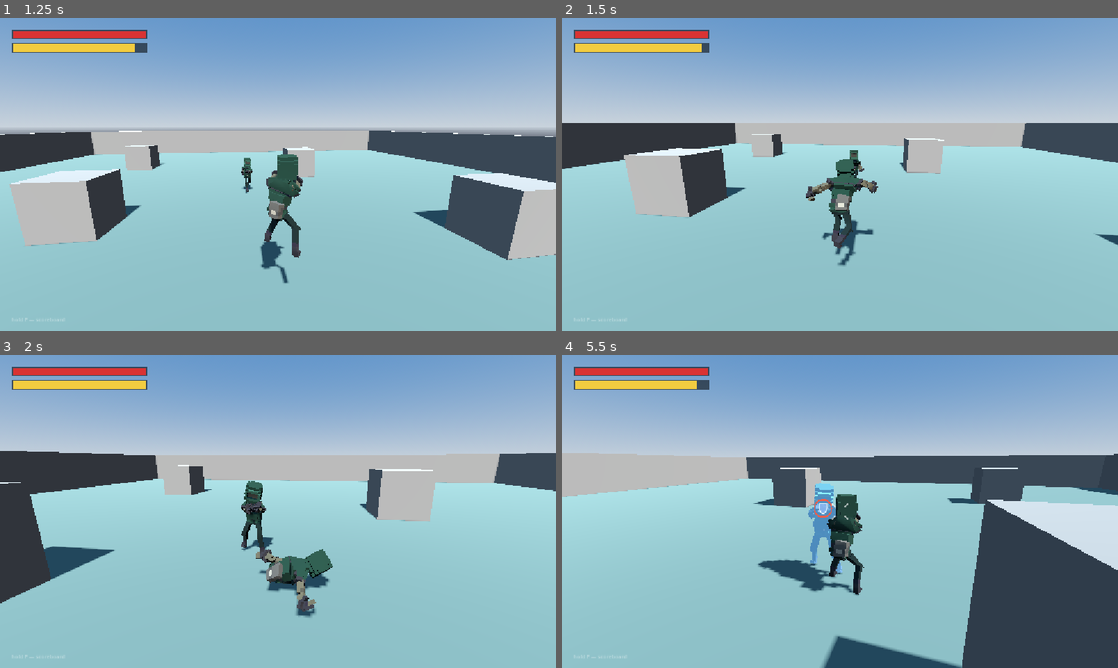
Above: before the commit, frames 1-4 (two rows, left to right).
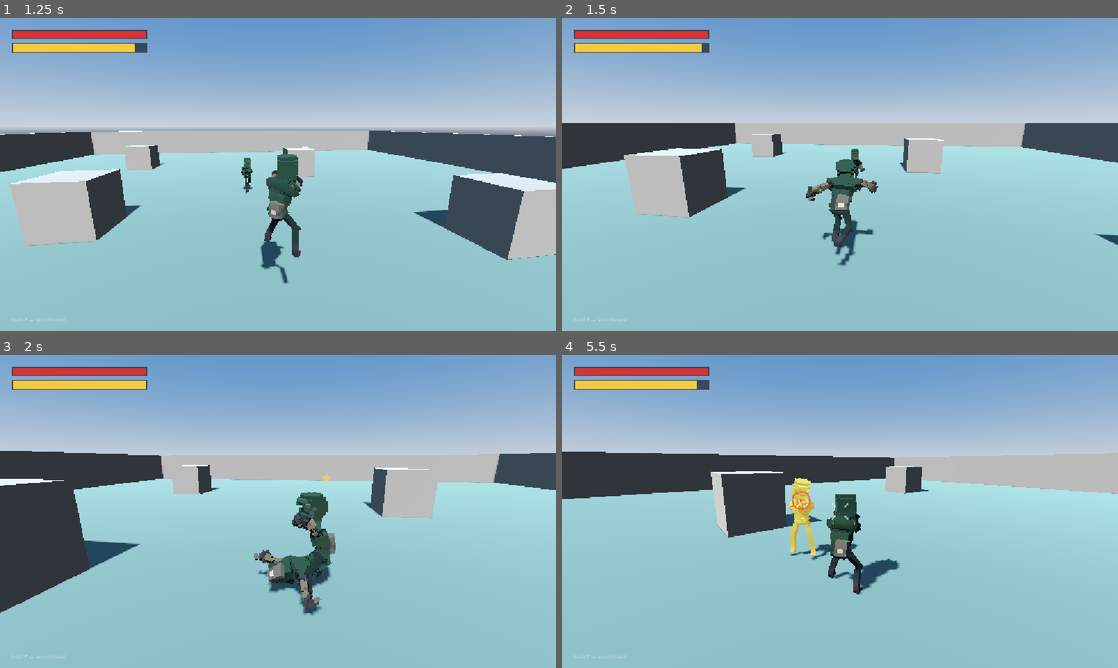
Above: after the commit, the same moments.

Repository: therealssorw/astria
Game: Godot game, scene res://scenes/main.tscn
The game is run twice, just before and just after one commit, with the same random seed, the same clock (stepped at 60 frames per second) and the same inputs. This scene is started directly instead of the project's main scene. A sky picture missing from this copy of the repository is replaced by a grey-blue gradient. Sound files missing from this copy of the repository are replaced by a short silence.
Inputs (mouse positions are in pixels of both pictures, inside the frame that each line leads up to):
- Up to frame 1 (1.25 s): tap Enter (ui_accept) at 0.5 s; move the mouse to (305, 174) at 0.52 s; hold W (move_forward) from 0.53 s (still down); hold E (interact) from 0.53 s (still down); click (305, 174) at 0.67 s; tap Space (jump) at 0.77 s; tap Ctrl (slide) at 0.8 s
- Up to frame 2 (1.5 s): keep holding W (move_forward); move the mouse to (812, 174) at 1.27 s; release E (interact) at 1.28 s; tap Ctrl (slide) at 1.35 s
- Up to frame 3 (2 s): keep holding W (move_forward); tap Space (jump) at 1.52 s; tap Shift (sprint) at 1.55 s
- Up to frame 4 (5.5 s): keep holding W (move_forward); move the mouse to (851, 505) at 2.02 s; hold Shift (sprint) 2.03-2.78 s; tap E (interact) at 2.3, 4.55 s; move the mouse to (834, 517) at 2.77 s; click (834, 517) at 2.85 s; tap Space (jump) at 3.02, 3.77, 4.52 s; tap Ctrl (slide) at 3.05, 5.3 s; move the mouse to (878, 514) at 3.52 s; hold Right mouse button (block) 3.53-4.28 s; tap Shift (sprint) at 3.8 s; move the mouse to (795, 508) at 4.27 s; tap ] (hotbar_next) at 4.35 s; move the mouse to (845, 511) at 5.02 s; tap [ (hotbar_prev) at 5.1 s; click (845, 511) at 5.17 s

Frame 1 is identical in both runs. In frame 2, less than 0.1% of the frame differs, in the area x 51-55%, y 41-56%; in frame 3, 6.5%; in frame 4, 32%, in the area x 0-100%, y 30-100%.

Commit message:
Add a teleport cheat, with the mini dungeon as its first place
Destinations are names, not coordinates: TeleportData lists them and a
TeleportAnchor dropped in the level says where each one is, so the mini
dungeon can be listed before it exists and starts working the moment its
anchor is placed. The server moves its own copy of the pawn and tells the
owner where it went, since a client-side teleport is exactly what the
position validator rejects.

Co-Authored-By: Claude Opus 5 <noreply@anthropic.com>

Diff:
--- /dev/null
+++ b/scenes/world/teleport_anchor.tscn
@@ -0,0 +1,6 @@
+[gd_scene load_steps=2 format=3]
+
+[ext_resource type="Script" path="res://scripts/world/teleport/teleport_anchor.gd" id="1_anchor"]
+
+[node name="TeleportAnchor" type="Marker3D"]
+script = ExtResource("1_anchor")
--- a/scripts/core/network_manager.gd
+++ b/scripts/core/network_manager.gd
@@ -463,6 +463,45 @@
 	items[item_id] = int(items.get(item_id, 0)) + 1
 	_trade_reply(id, "Gave %s." % ItemDb.item_name(item_id), true)
 	_bag_changed(id)
+
+## Client -> server: put my pawn at a named place. Editor builds only.
+func request_cheat_teleport(dest_id: String) -> void:
+	if multiplayer.is_server():
+		_server_cheat_teleport(multiplayer.get_unique_id(), dest_id)
+	else:
+		rpc_id(1, "sv_cheat_teleport", dest_id)
+
+@rpc("any_peer", "call_remote", "reliable")
+func sv_cheat_teleport(dest_id: String) -> void:
+	if not multiplayer.is_server():
+		return
+	_server_cheat_teleport(multiplayer.get_remote_sender_id(), dest_id)
+
+## The server moves its OWN copy of the pawn and then tells the owner where it
+## now is. Doing it the other way round would be a client teleport, which the
+## position validator exists to reject.
+func _server_cheat_teleport(id: int, dest_id: String) -> void:
+	if not players.has(id):
+		return
+	if not cheats_allowed():
+		_trade_reply(id, "Cheats are off on this server.", false)
+		return
+	if not TeleportData.has(dest_id):
+		_trade_reply(id, "No such place.", false)
+		return
+	var anchor := TeleportData.anchor(get_tree(), dest_id)
+	if anchor == null:
+		_trade_reply(id, "%s has no anchor in this level yet." % TeleportData.label(dest_id), false)
+		return
+	var pawn := _pawn(id)
+	if pawn == null or pawn.dead:
+		_trade_reply(id, "Not while you are down.", false)
+		return
+	var pos: Vector3 = anchor.global_position
+	pawn.net_teleport(pos)
+	if id != 1:
+		rpc_id(id, "cl_force_position", pos)
+	_trade_reply(id, "Teleported to %s." % TeleportData.label(dest_id), true)
 
 # ---------------- hotbar (server-owned) ----------------
 #
--- a/scripts/entities/player.gd
+++ b/scripts/entities/player.gd
@@ -1308,6 +1308,19 @@
 	shape.height = capsule_half_height * 2.0
 	col_shape.position.y = capsule_half_height
 
+## SERVER: drop this pawn somewhere else at once, with no travel in between.
+## `net_pos` moves with it or the owner's next honest report — sent from the
+## far side of the island — reads as a speedhack and gets snapped back; other
+## peers' puppets snap by themselves, since `_puppet_tick` stops interpolating
+## past 6 m. Any slide in progress is cancelled, so nobody arrives skidding.
+func net_teleport(pos: Vector3) -> void:
+	global_position = pos
+	velocity = Vector3.ZERO
+	net_pos = pos
+	if sliding or diving:
+		_end_slide()
+	pending_landing_slide = false
+
 ## Respawn, runs on every peer (position is server-chosen).
 func net_respawn(pos: Vector3) -> void:
 	dead = false
--- a/scripts/ui/debug/cheat_menu.gd
+++ b/scripts/ui/debug/cheat_menu.gd
@@ -9,8 +9,9 @@
 ## locally — "Give item" asks the server exactly like a shop purchase does.
 ##
 ## Adding a cheat is one entry in `_build_root`: a button that calls a
-## `Net.request_cheat_*`. Item lists come from ItemDb, so a new sword shows up
-## here the moment it is in the catalogue.
+## `Net.request_cheat_*`. The lists inside the pages come from the game's own
+## data — ItemDb for "Give item", TeleportData for "Teleport" — so a new sword
+## or a new destination shows up here the moment it is in the catalogue.
 
 const GOLD := Color(0.95, 0.79, 0.42)
 const DIM := Color(0.78, 0.79, 0.84)
@@ -103,6 +104,8 @@
 		c.queue_free()
 	if _page == "give":
 		_build_give()
+	elif _page == "teleport":
+		_build_teleport()
 	else:
 		_build_root()
 	_set_hint(_default_hint(), Color(1, 1, 1, 0.38))
@@ -114,6 +117,22 @@
 	_title.text = "Cheats"
 	_add_row("Give item…", "", func() -> void:
 		_page = "give"
+		_refresh())
+	_add_row("Teleport…", "", func() -> void:
+		_page = "teleport"
+		_refresh())
+
+## Every place in TeleportData, whether or not it has been built yet — a
+## destination with no anchor in the level answers with that, which is more
+## use while building one than quietly hiding it from the list.
+func _build_teleport() -> void:
+	_title.text = "Cheats  ›  Teleport"
+	for id: String in TeleportData.ids():
+		var placed := TeleportData.anchor(get_tree(), id) != null
+		_add_row(TeleportData.label(id), "" if placed else "not in this level",
+				func() -> void: Net.request_cheat_teleport(id))
+	_add_row("‹ Back", "", func() -> void:
+		_page = "root"
 		_refresh())
 
 func _build_give() -> void:
@@ -133,9 +152,15 @@
 		_refresh.call_deferred() # can land inside a row button's own signal
 
 func _on_result(message: String, ok: bool) -> void:
-	if _open:
-		_set_hint(message, GOLD if ok else BAD)
-		_flash_left = FLASH_TIME
+	if not _open:
+		return
+	# a teleport that worked gets out of the way, so you see where you landed;
+	# one that was refused stays up with the reason on the hint line
+	if ok and _page == "teleport":
+		close()
+		return
+	_set_hint(message, GOLD if ok else BAD)
+	_flash_left = FLASH_TIME
 
 # ---------------- construction ----------------
 
--- /dev/null
+++ b/scripts/world/teleport/teleport_anchor.gd
@@ -0,0 +1,15 @@
+extends Marker3D
+class_name TeleportAnchor
+## Marks where a named `TeleportData` destination actually is. Drop
+## `scenes/world/teleport_anchor.tscn` wherever the place ends up, set
+## `destination_id` to the matching key of `TeleportData.DESTINATIONS`, and the
+## teleport cheat lands on it — the same "a marker in a group IS the place"
+## trick `spawn_point.gd` uses.
+##
+## Put it where a player should STAND: the pawn is dropped on this exact spot.
+
+## Key of `TeleportData.DESTINATIONS` this anchor is the place for.
+@export var destination_id := "mini_dungeon"
+
+func _enter_tree() -> void:
+	add_to_group(TeleportData.group(destination_id))
--- /dev/null
+++ b/scripts/world/teleport/teleport_data.gd
@@ -0,0 +1,39 @@
+class_name TeleportData
+extends RefCounted
+## The places the teleport cheat can send you, keyed by id. Adding one is a
+## single entry here plus a `TeleportAnchor` dropped in the world — the cheat
+## menu builds its list from this, so there is no per-destination UI code.
+##
+## A destination is a NAME, not a coordinate: the position comes from the
+## anchor in the world at the time you use it, so moving the place in the
+## editor moves the teleport with it. Nothing is hardcoded here because a
+## coordinate in a script goes stale the moment the level is edited.
+
+const DESTINATIONS := {
+	"mini_dungeon": {"name": "Mini dungeon"},
+}
+
+static func has(id: String) -> bool:
+	return DESTINATIONS.has(id)
+
+## Ids in the order the menu should list them.
+static func ids() -> Array:
+	return DESTINATIONS.keys()
+
+static func label(id: String) -> String:
+	if not DESTINATIONS.has(id):
+		return id
+	return str(DESTINATIONS[id].get("name", id))
+
+## Group a `TeleportAnchor` for `id` puts itself in.
+static func group(id: String) -> String:
+	return "teleport_" + id
+
+## The anchor for `id`, or null when that place is not in the world yet —
+## which is a normal answer, not an error: a destination can be listed here
+## before the level it belongs to has been built.
+static func anchor(tree: SceneTree, id: String) -> Node3D:
+	for node in tree.get_nodes_in_group(group(id)):
+		if node is Node3D:
+			return node as Node3D
+	return null
--- /dev/null
+++ b/tests/test_teleport.gd
@@ -0,0 +1,99 @@
+extends Node
+## Headless integration test for the teleport cheat. Run:
+##   godot --headless --path . res://tests/test_teleport.tscn
+## Hosts a listen server in-process and checks, in order: a destination with
+## no anchor in the level is refused (a listed place need not exist yet), an
+## unknown id is refused, and once an anchor is dropped in the world the pawn
+## AND the position the server validates reports against both land on it.
+## Prints TPTEST RESULT=PASS/FAIL and exits with the matching code.
+
+const DEST := "mini_dungeon"
+
+func _ready() -> void:
+	# the runner must live on /root — Net.host_game() frees this test scene
+	var runner := Runner.new()
+	runner.name = "TeleportTestRunner"
+	get_tree().root.add_child.call_deferred(runner)
+
+class Runner:
+	extends Node
+
+	var _last_message := ""
+	var _last_ok := false
+
+	func _ready() -> void:
+		_run()
+
+	func _fail(msg: String) -> void:
+		print("TPTEST RESULT=FAIL (%s)" % msg)
+		get_tree().quit(1)
+
+	## Distance ignoring height: the pawn is always falling a little.
+	func _flat_gap(a: Vector3, b: Vector3) -> float:
+		return Vector2(a.x - b.x, a.z - b.z).length()
+
+	func _on_result(message: String, ok: bool) -> void:
+		_last_message = message
+		_last_ok = ok
+
+	func _run() -> void:
+		var tree := get_tree()
+		await tree.physics_frame
+		Net.trade_result.connect(_on_result)
+		Net.host_game("Tester")
+
+		var pawn: Node3D = null
+		for i in 900:
+			await tree.physics_frame
+			var world := tree.current_scene
+			if world and String(world.name) == "World":
+				var pn := world.get_node_or_null("Players")
+				if pn and pn.get_child_count() > 0:
+					pawn = pn.get_child(0)
+					break
+		if pawn == null:
+			_fail("pawn never spawned")
+			return
+
+		# 1. the destination is listed, but nothing in the level anchors it yet
+		var before: Vector3 = pawn.global_position
+		Net.request_cheat_teleport(DEST)
+		await tree.physics_frame
+		# a refused teleport leaves the pawn where it was — bar the settling a
+		# physics body does on its own, which is why this is a radius, not "=="
+		if _last_ok or _flat_gap(pawn.global_position, before) > 1.0:
+			_fail("unanchored destination should have been refused")
+			return
+		print("TPTEST unanchored_reply=", _last_message)
+
+		# 2. a place that isn't in the table at all
+		Net.request_cheat_teleport("nowhere")
+		await tree.physics_frame
+		if _last_ok:
+			_fail("unknown destination should have been refused")
+			return
+
+		# 3. anchor it, and the pawn goes there
+		var anchor: Node3D = (load("res://scenes/world/teleport_anchor.tscn") as PackedScene).instantiate()
+		tree.current_scene.add_child(anchor)
+		anchor.global_position = before + Vector3(40, 0, -25)
+		await tree.physics_frame
+		Net.request_cheat_teleport(DEST)
+		await tree.physics_frame
+		if not _last_ok:
+			_fail("anchored teleport refused: %s" % _last_message)
+			return
+		var landed: Vector3 = pawn.global_position
+		# the pawn falls to the ground from the anchor, so only the horizontal
+		# placement is checked — and net_pos must move with it, or the owner's
+		# next report from over there reads as a speedhack
+		if _flat_gap(landed, anchor.global_position) > 0.5:
+			_fail("pawn did not land on the anchor (%s vs %s)" % [landed, anchor.global_position])
+			return
+		if pawn.net_pos != anchor.global_position:
+			_fail("net_pos did not move with the pawn")
+			return
+
+		print("TPTEST landed=", landed, " reply=", _last_message)
+		print("TPTEST RESULT=PASS")
+		tree.quit(0)
--- /dev/null
+++ b/tests/test_teleport.tscn
@@ -0,0 +1,6 @@
+[gd_scene format=3 uid="uid://er1uke0ytepg"]
+
+[ext_resource type="Script" path="res://tests/test_teleport.gd" id="1_test"]
+
+[node name="TeleportTest" type="Node"]
+script = ExtResource("1_test")
Not shown, added: scripts/world/teleport/teleport_anchor.gd.uid
Not shown, added: scripts/world/teleport/teleport_data.gd.uid
